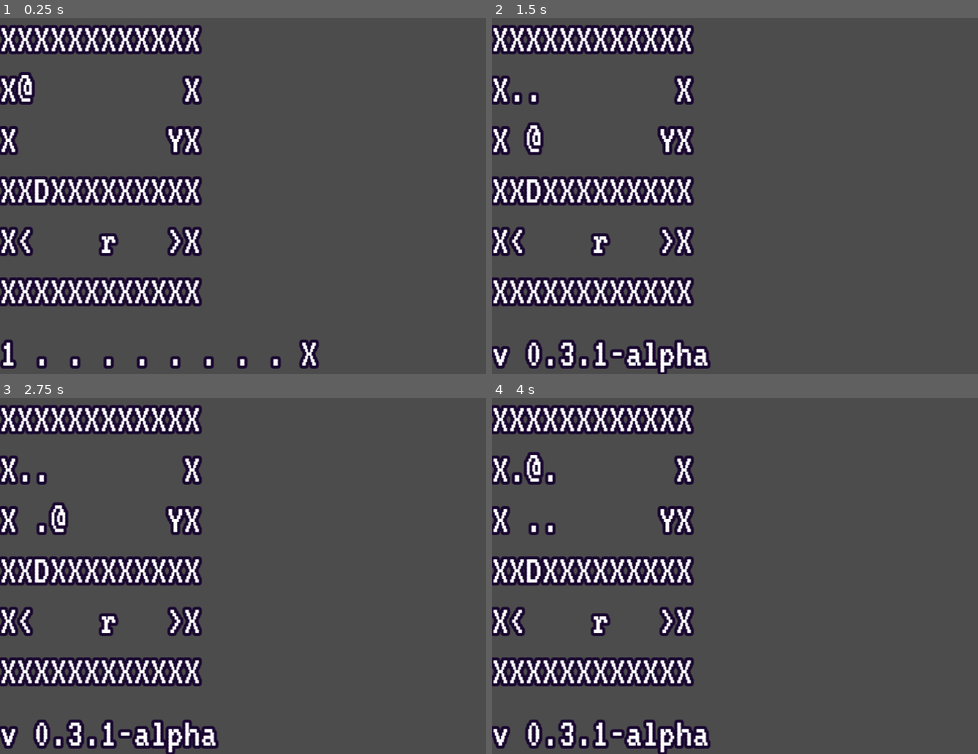
Above: before the commit, frames 1-4 (two rows, left to right).
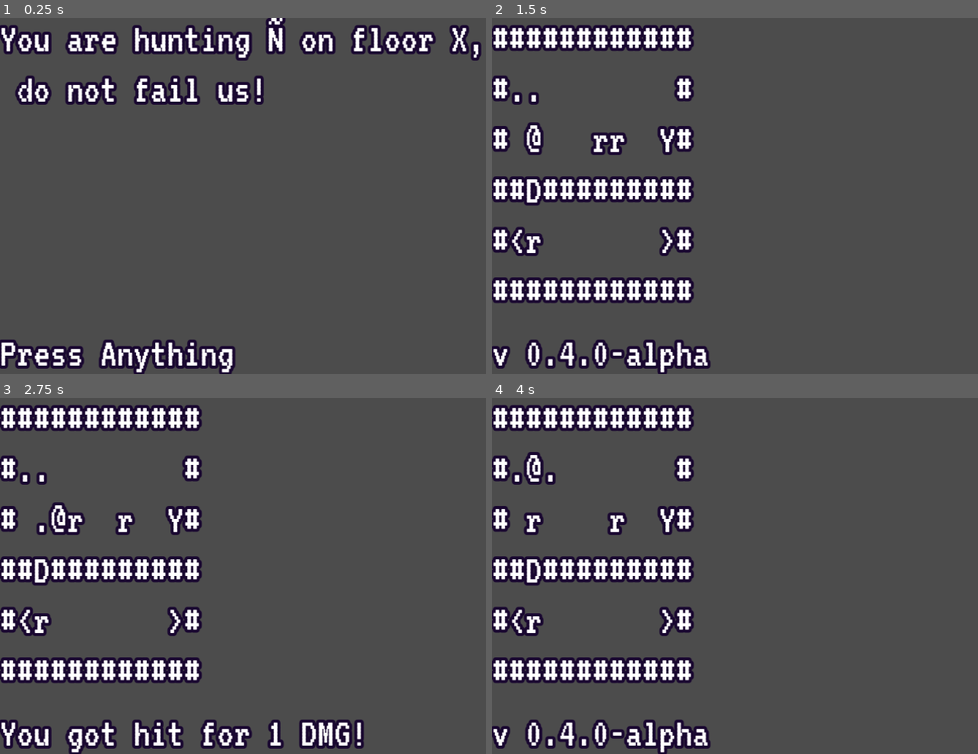
Above: after the commit, the same moments.

Repository: KaizNike/Defeating-User-Built-Dungeon
Game: Godot game, scene res://Main.tscn
Same seed, same stepped clock (60 frames per second), same inputs: the game is played once before the commit and once after it.
Inputs:
- Up to frame 1 (0.25 s): no input
- Up to frame 2 (1.5 s): tap Enter at 0.5 s; hold Right (move_right) 0.53-1.28 s; hold . (wait) 0.53-1.28 s; tap Space at 1.25 s; hold Down (move_down) from 1.28 s (still down); tap V (version_display) at 1.35 s
- Up to frame 3 (2.75 s): tap . (wait) at 1.55 s; tap Enter at 2 s; release Down (move_down) at 2.03 s; hold Right (move_right) from 2.03 s (still down); hold . (wait) from 2.03 s (still down)
- Up to frame 4 (4 s): tap Space at 2.75 s; release Right (move_right) at 2.78 s; release . (wait) at 2.78 s; hold Up (move_up) 2.78-3.53 s; tap . (wait) at 2.85, 3.8 s; tap Enter at 3.5 s; hold Left (move_left) from 3.53 s (still down); hold V (version_display) from 3.53 s (still down)

The runs differ from the first frame. In frame 1, 19% of the frame differs, in the area x 0-100%, y 0-100%; in frame 2, 8.7%; in frame 3, 12%; in frame 4, 8.8%.

Commit message:
v0.4.0 Update - Making Enemies Go
All actors are sorted into an array, a few days ago they could move multiple times a round, but that ended up causing problems.
Features:
- Actor Array
- Being Dictionary
- Item Dictionary
- 2 Different Behaviors, more to come!
- Start of final boss room

Diff:
--- a/Defeating User Built Dungeon/Main.gd
+++ b/Defeating User Built Dungeon/Main.gd
@@ -1,41 +1,97 @@
 extends Node
 
 # Major, Minor, Patch
-var version = [0, 3, 1, "-alpha"]
+var version = [0, 4, 0, "-alpha"]
+# Latest - Week 4 - Making Mobs Move
+
+# Future ideas - Friendly or neutral mobs
 
 onready var levelLabel = $VSplitContainer/LevelLabel
 onready var statusLabel = $VSplitContainer/StatusLabel
 
 var currentRoom = 0
 var levelChange = false
+var waiting = false
 var levelDiff = 0
 
 var Rooms = []
 
 const RoomsStore = ["""
-XXXXXXXXXXXX
-X@         X
-X         YX
-XXDXXXXXXXXX
-X<    r   >X
-XXXXXXXXXXXX
+############
+#@         #
+#     rr  Y#
+##D#########
+#<r       >#
+############
+""",
+"""
+#############
+#OY#      #O#
+# ##     Ñ# #
+#@ D      D #
+#############
 """]
 
 var game_array = []
 
-const INTERACTS = [">", "<", "Y", "D"]
-const COLLIDES = ["X", "D"]
-const ENTITIES = ["r"]
+const INTERACTS = [">", "<", "Y", "D", "K", "%"]
+const COLLIDES = ["#", "D", "X"]
+const ENTITIES = ["r", "k", "g", "Ñ", "@"]
+const WEAPONS = ["T", "S"]
+const ARMORS = ["O", "P", "B"]
 
 var inv = []
+var item = {"Char": "", "Uses": 1}
+
+var actors = []
+var being = {"Speed": 1, "Turns": 1, "Loc": Vector2.ZERO, "HP": 1, "DMG": 2, "Char": "", "Behav": "Random"}
+var player = {"Speed": 1, "Turns": 1, "Loc": Vector2.ZERO, "HP": 3, "DMG": 1, "Char": "@", "Behav": "Player"}
 
 func _ready():
+	randomize()
 	get_tree().connect("files_dropped", self, "_files_dropped")
 	Rooms.append(RoomsStore[0])
 	game_array = _get_text_as_array(Rooms[0])
-	_display_array(game_array)
-	_status_bar_update()
-
+	_actors_init(game_array)
+	$VSplitContainer/LevelLabel.text = "You are hunting Ñ on floor X,\n do not fail us!"
+	$VSplitContainer/StatusLabel.text = "Press Anything"
+	waiting = true
+
+class SortingActors:
+	static func sort_descending(a,b):
+		if a.Turns > b.Turns:
+			return true
+		return false
+
+func _actors_init(array):
+	for y in range(array.size()):
+		for x in range(array[0].size()):
+			if array[y][x] in ENTITIES:
+				_being_init(Vector2(x,y),array[y][x])
+	if actors.size() > 1:
+		actors.sort_custom(SortingActors, "sort_descending")
+	print(actors)
+
+# If found in entities, add to array
+func _being_init(Loc, Char):
+	var Being = being.duplicate(true)
+	if Char == "r":
+		Being.Speed = 2
+		Being.Turns = 2
+		Being.DMG = 1
+	elif Char == "@":
+		player.Loc = Loc
+		actors.append(player)
+		print(player)
+		return
+	else:
+		return
+	## Should happen if in if elif group
+	Being.Loc = Loc
+	Being.Char = Char
+	print(Being)
+	actors.append(Being)
+#	print(actors)
 
 func _input(event):
 	if event.is_action_pressed("version_display"):
@@ -49,9 +105,15 @@
 					_change_level()
 					return
 				index += 1
-			levelLabel.text = "World is empty, you can't continue."
-			statusLabel.text = "Drag and drop a .txt"
-			$NotificationTimer.start()
+			if currentRoom > -1:
+				levelLabel.text = "World is empty, you can't continue."
+				statusLabel.text = "Drag and drop a .txt"
+				$NotificationTimer.start()
+		return
+	if waiting and event.is_pressed():
+		waiting = false
+		_display_array(game_array)
+		_status_bar_update()
 		return
 	var dir = Vector2(event.get_action_strength("move_right") - event.get_action_strength("move_left"), event.get_action_strength("move_down") - event.get_action_strength("move_up"))
 	if dir != Vector2.ZERO or event.is_action_pressed("wait"):
@@ -59,11 +121,12 @@
 
 
 func _process_turn(array, dir):
-	var a = _move_player(array, dir)
+#	var a = _move_player(array, dir)
 #	Handle Projectiles
 
 #	Handle Enemies
-
+	var a = _move_actors(array, dir)
+	_reset_actor_turns()
 	game_array = a
 	if not levelChange:
 		_display_array(game_array)
@@ -75,14 +138,14 @@
 			levelLabel.text = "You walk upstairs."
 			if currentRoom == -1:
 				levelLabel.text += "\nYou leave the dungeon."
-	pass
-
-
-func _move_player(array, dir):
+
+
+func _move_player(array, dir, actor):
 	if dir == Vector2.ZERO:
 		print("You wait a minute.")
 		return array
-	var Pos = _find_player(array)
+#	var Pos = _find_player(array)
+	var Pos = actor.Loc
 	print("At ", Pos)
 	var Loc = Pos + dir
 	print("To ", Loc)
@@ -95,8 +158,66 @@
 
 	a[Pos.y][Pos.x] = "."
 	a[Loc.y][Loc.x] = "@"
+	actor.Loc += dir
 	return a
 
+# yield(get_tree(), "idle_frame")
+func _move_actors(array, dir):
+	var a = array
+	for Actor in actors:
+		if Actor.Turns == 0:
+			continue
+		if Actor.Behav == "Player":
+			a = _move_player(a, dir, Actor)
+#			actor.Loc += dir
+			Actor.Turns -= 1
+			if Actor.Turns > 0:
+#				actors.sort_custom(SortingActors, "sort_descending")
+				return a
+		elif Actor.Behav == "Random":
+			var x = randi()%3-1
+			var y = 0
+			if x == 0:
+				y = randi()%3-1
+			var actorDir = Vector2(x,y)
+			print(actorDir)
+#					var actorDir = Vector2(-1,0)
+			var actorLoc = Actor.Loc + actorDir
+			if actorLoc.y > (a.size()-1) or actorLoc.x > (a.size()-1):
+				continue
+			var Dest = a[actorLoc.y][actorLoc.x]
+			if Dest in ENTITIES:
+				var targetIndex = 0
+				for targetActor in actors:
+					if targetActor.Char == Dest and targetActor.Loc == actorLoc and not targetActor.Char == Actor.Char:
+						targetActor.HP -= Actor.DMG
+						if targetActor.HP < 1:
+							if targetActor.Char == "@":
+								$VSplitContainer/StatusLabel.text = "You are slain."
+							actors.remove(targetIndex)
+							a[actorLoc.y][actorLoc.x] = "%"
+							break
+						if targetActor.Char == "@":
+							$VSplitContainer/StatusLabel.text = "You got hit for " + str(Actor.DMG) + " DMG!"
+							$NotificationTimer.start()
+					targetIndex += 1
+				pass
+			if Dest in COLLIDES or Dest in ENTITIES or Dest in INTERACTS:
+				continue
+			else:
+				a[Actor.Loc.y][Actor.Loc.x] = " "
+				a[actorLoc.y][actorLoc.x] = Actor.Char
+				Actor.Loc = actorLoc
+				Actor.Turns -= 1
+				if Actor.Turns > 0:
+#					actors.sort_custom(SortingActors, "sort_descending")
+					print(actors)
+	return a
+
+
+func _reset_actor_turns():
+	for actor in actors:
+		actor.Turns = actor.Speed
 
 func _find_player(array):
 	var Pos = Vector2.ZERO
@@ -120,20 +241,70 @@
 		levelDiff = -1
 		currentRoom -= 1
 	elif type == "Y":
-		inv.append("Y")
+		var I = item
+		I.Char = "Y"
+		inv.append(I)
 		print(inv)
+		$VSplitContainer/StatusLabel.text = "Grabbed a key."
+		$NotificationTimer.start()
 	elif type == "D":
-		var index = 0
-		for spot in inv:
-			if spot == "Y":
-				inv.remove(index)
-				a[loc.y][loc.x] = " "
-			index += 1
+		var result = _find_and_use_item("Y")
+		if result:
+			a[loc.y][loc.x] = " "
+#		var index = 0
+#		for spot in inv:
+#			if spot == "Y":
+#				inv.remove(index)
+#				a[loc.y][loc.x] = " "
+#			index += 1
 	elif type in ENTITIES:
-		if type == "r":
-			a[loc.y][loc.x] = " "
+		if _handle_damage_from_player(type, loc):
+			a[loc.y][loc.x] = "%"
+			var actorIndex = 0
+			for actor in actors:
+				if actor.Char == type and actor.Loc == loc:
+					actors.remove(actorIndex)
+					break
+				actorIndex += 1
 	return a
 	pass
+
+# true if dead otherwise false
+func _handle_damage_from_player(targetChar, targetLoc) -> bool:
+	var DMG = 0
+	for actor in actors:
+		if actor.Behav == "Player":
+			DMG = actor.DMG
+			break
+	for actor in actors:
+		if actor.Char == targetChar and actor.Loc == targetLoc:
+			actor.HP -= DMG
+			$VSplitContainer/StatusLabel.text = "You deal " + str(DMG) + " DMG to " + str(targetChar)
+			$NotificationTimer.start()
+			if actor.HP < 1:
+				return true
+			break
+	return false
+
+
+func _find_and_use_item(Item):
+	var spotIndex = 0
+	for spot in inv:
+		if typeof(spot) == 18:
+			if "Char" in spot and "Uses" in spot:
+				if spot.Char == Item:
+#					print("OK!")
+					spot.Uses -= 1
+					if spot.Uses == 0:
+						inv.remove(spotIndex)
+						print(inv)
+					return true
+
+
+		spotIndex += 1
+	# If item not found
+	return false
+
 
 func _files_dropped(files, screen):
 	var fileIndex = 0
@@ -195,6 +366,8 @@
 		store = Rooms[currentRoom]
 
 	game_array = _get_text_as_array(store)
+	actors.clear()
+	_actors_init(game_array)
 	_display_array(game_array)
 	_status_bar_update()
 	pass
@@ -236,6 +409,7 @@
 	var current = currentRoom
 	if current < 0:
 		text = "Bye bye!"
+		return
 	for x in range(10):
 		if x < current:
 			text += "@"
